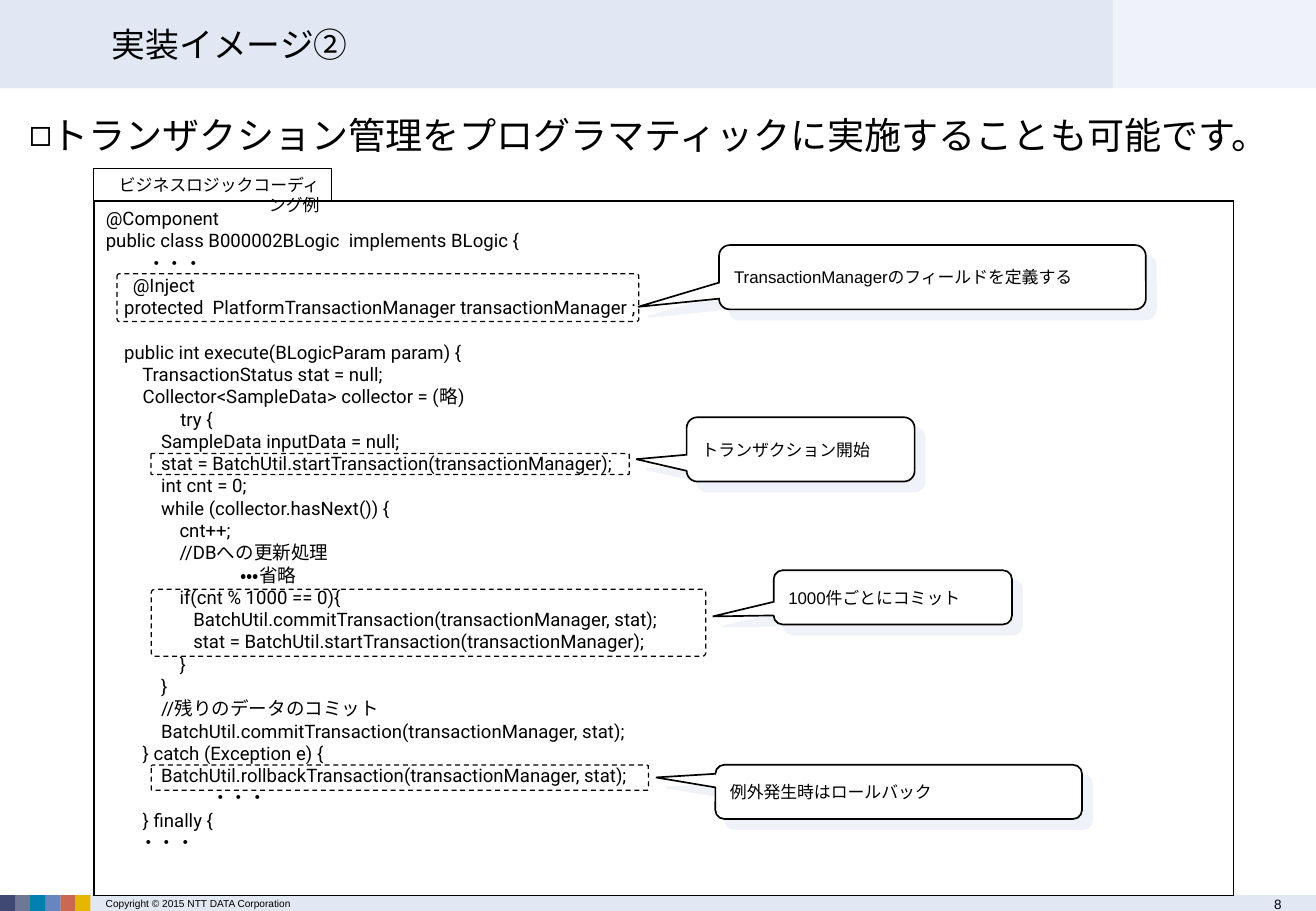
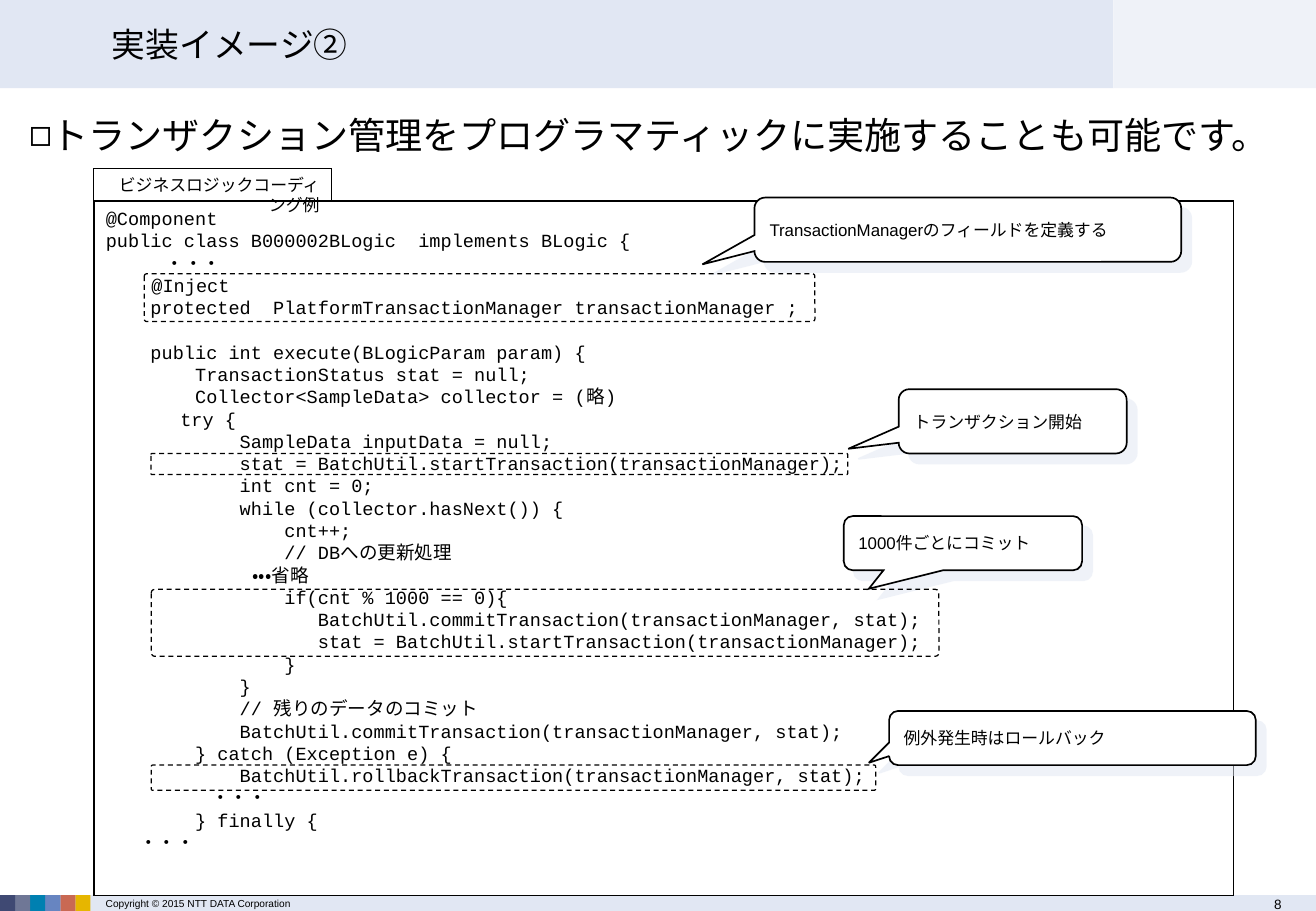
Before and after one commit to terasoluna-batch/terasoluna-doc, a slide deck: slide 8 of architecture/TERASOLUNA Batch Framework for Java Version 3.x 説明資料.pptx. Drawn at 1316x911 pixels with LibreOffice and Linux fonts; fonts in the diff are those of the drawing; background and template pictures are left out. Boxes give left, top, right and bottom in pixels: in the first picture for what was removed or moved away, otherwise in the second. Text is boxed around its words. In the diff, an @@ line names an element or a change of style, - is before the commit and + after.

Commit message:
#22 unifyf char font in source code

```diff
--- a/architecture/TERASOLUNA Batch Framework for Java Version 3.x 説明資料.pptx
+++ b/architecture/TERASOLUNA Batch Framework for Java Version 3.x 説明資料.pptx
@@ rounded speech box "TransactionManagerのフィールドを定義する": place and size @@
-rounded speech box "TransactionManagerのフィールドを定義する" at [719, 245, 1146, 310]
+rounded speech box "TransactionManagerのフィールドを定義する" at [755, 198, 1181, 262]
@@ text in rectangle at [106, 212, 921, 844]: font Roboto to Courier New @@
@@ rounded rectangle: place and size @@
-rounded rectangle at [117, 273, 639, 321]
+rounded rectangle at [145, 273, 815, 321]
@@ proportions changed in 4 elements at [755, 198, 1181, 262], [845, 516, 1083, 571], [889, 711, 1256, 766], [899, 389, 1128, 453] @@
@@ rounded speech box "トランザクション開始": place and size @@
-rounded speech box "トランザクション開始" at [687, 418, 915, 482]
+rounded speech box "トランザクション開始" at [899, 389, 1128, 453]
@@ rounded rectangle: place and size @@
-rounded rectangle at [151, 453, 629, 474]
+rounded rectangle at [151, 453, 848, 474]
@@ rounded speech box "1000件ごとにコミット": place and size @@
-rounded speech box "1000件ごとにコミット" at [774, 570, 1012, 625]
+rounded speech box "1000件ごとにコミット" at [845, 516, 1083, 571]
@@ text in rectangle at [318, 546, 452, 561]: text changed; font Roboto to Courier New @@
-//DBへの更新処理
+// DBへの更新処理
@@ rounded rectangle: place and size @@
-rounded rectangle at [152, 589, 707, 656]
+rounded rectangle at [152, 589, 939, 656]
@@ text in rectangle at [274, 699, 479, 717]: text changed; font Roboto to Courier New @@
-//残りのデータのコミット
+// 残りのデータのコミット
@@ rounded speech box "例外発生時はロールバック": place and size @@
-rounded speech box "例外発生時はロールバック" at [716, 766, 1083, 820]
+rounded speech box "例外発生時はロールバック" at [889, 711, 1256, 766]
@@ rounded rectangle: place and size @@
-rounded rectangle at [152, 766, 649, 791]
+rounded rectangle at [152, 766, 876, 791]
```
Also in this commit, not shown: 7 other slides changed, 1 slide added, 1 slide removed.
